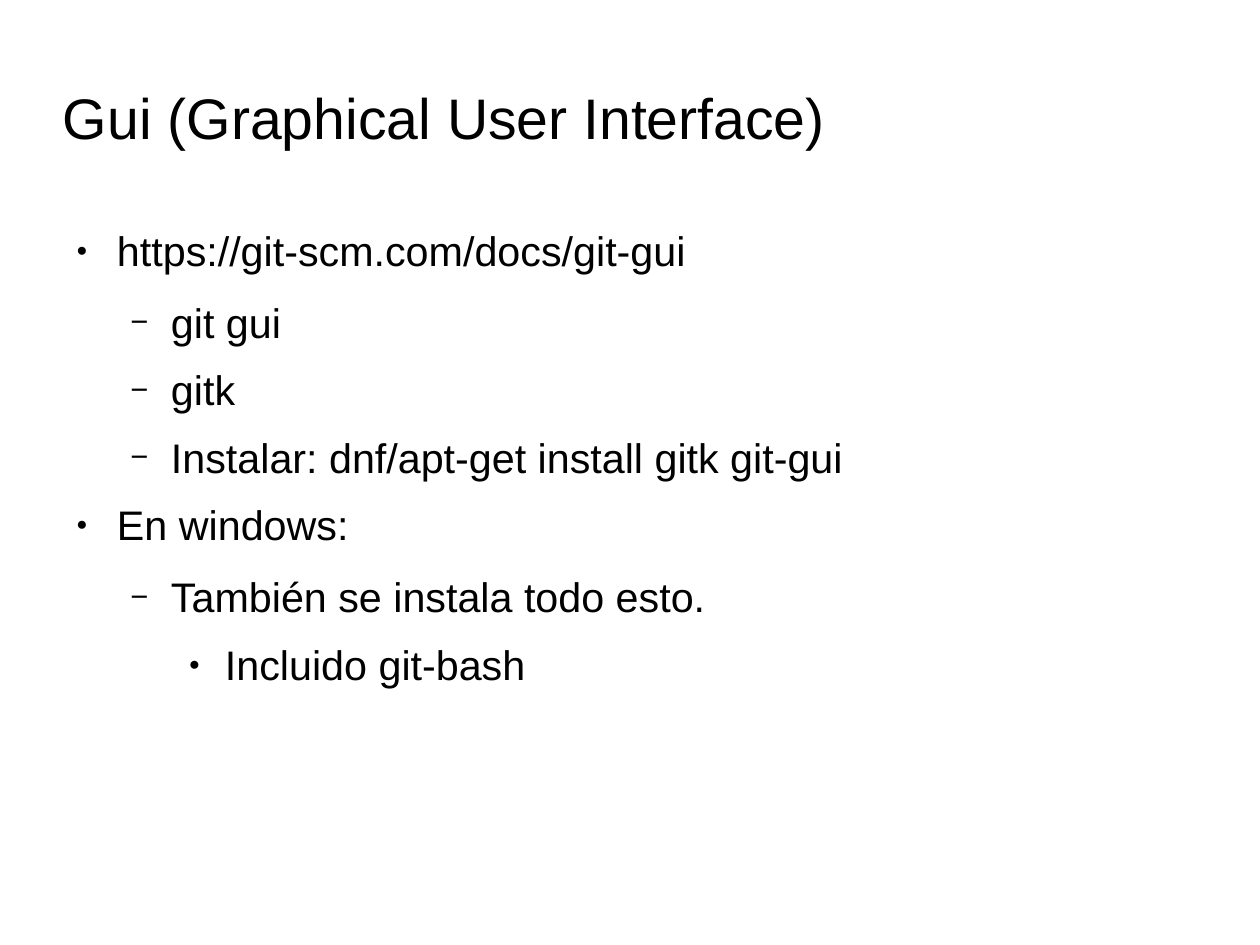
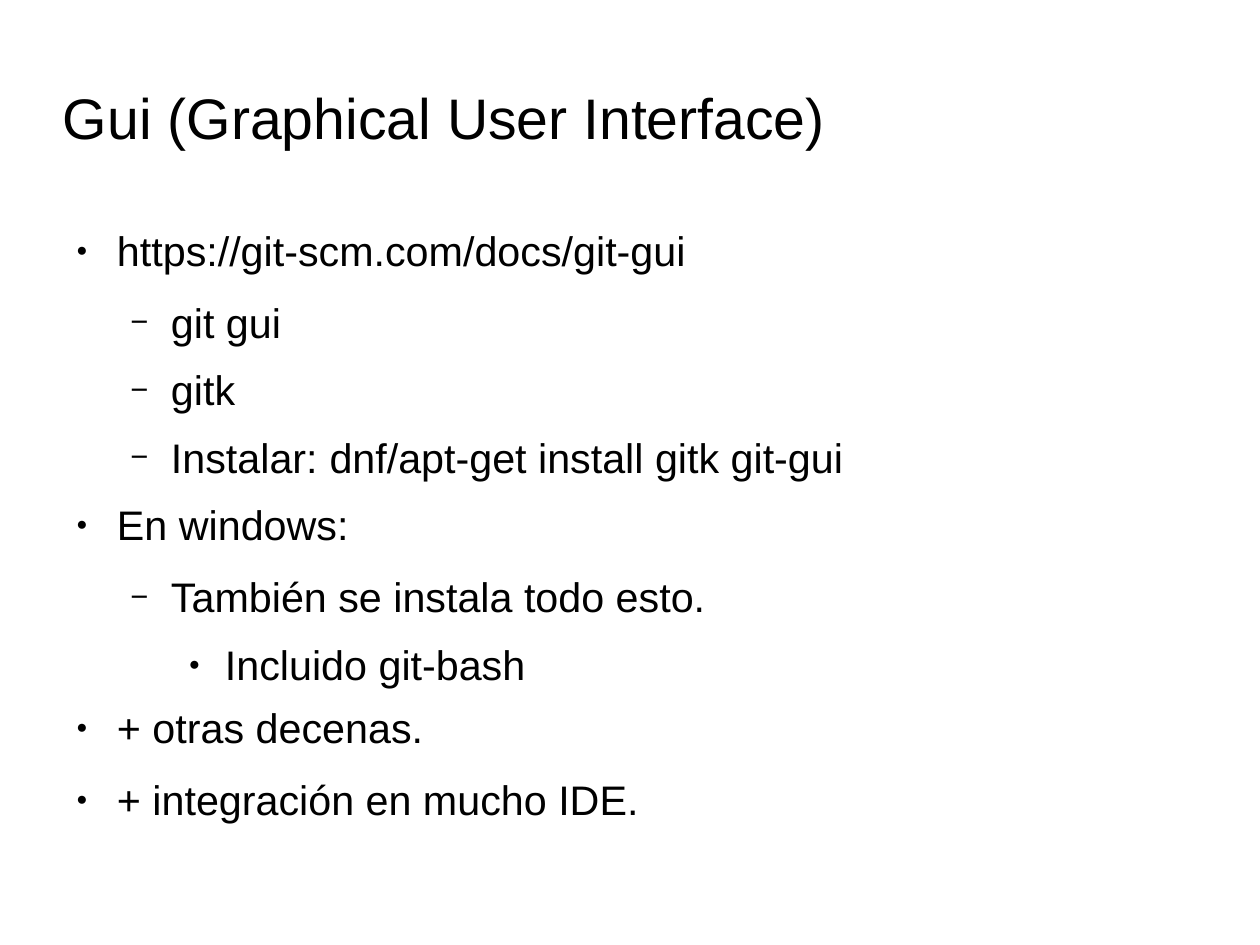
Before and after one commit to pablodav/linuxpay, a slide deck: slide 7 of presentacion_git.odp. Drawn at 1260x945 pixels with LibreOffice and Linux fonts; fonts in the diff are those of the drawing; background and template pictures are left out. Boxes give left, top, right and bottom in pixels: in the first picture for what was removed or moved away, otherwise in the second. Text is boxed around its words. In the diff, an @@ line names an element or a change of style, - is before the commit and + after.

Commit message:
update dict

```diff
--- a/presentacion_git.odp
+++ b/presentacion_git.odp
@@ text at <box>152,713,638,823</box>: paragraphs added @@
+● + otras decenas.
+● + integración en mucho IDE.
```
